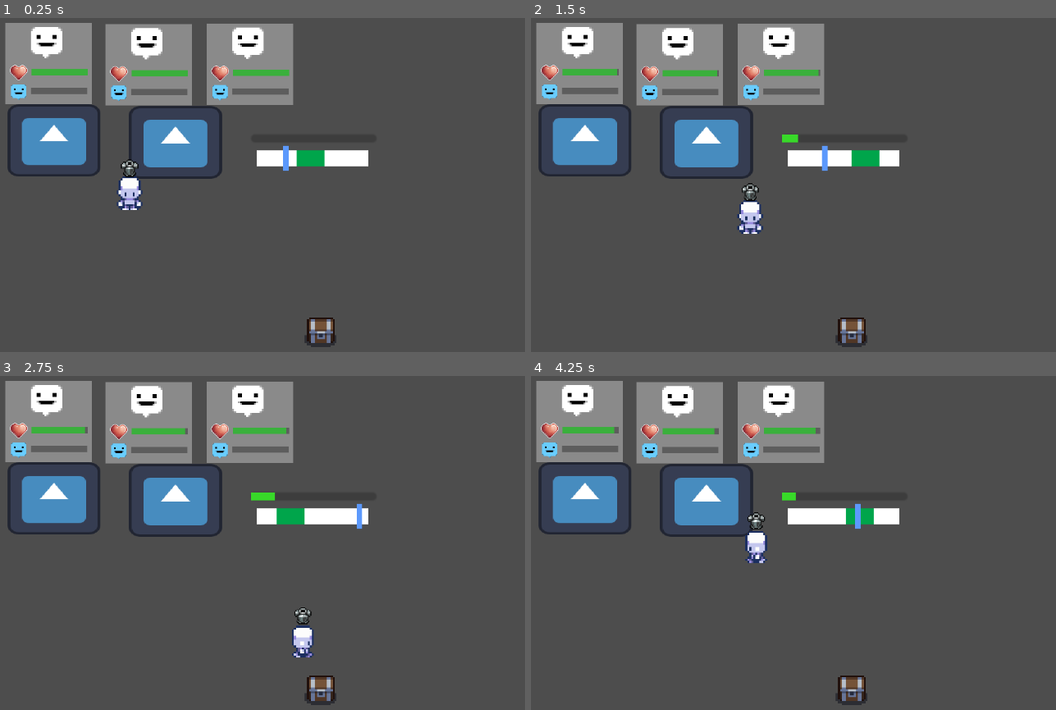
Above: before the commit, frames 1-4 (two rows, left to right).
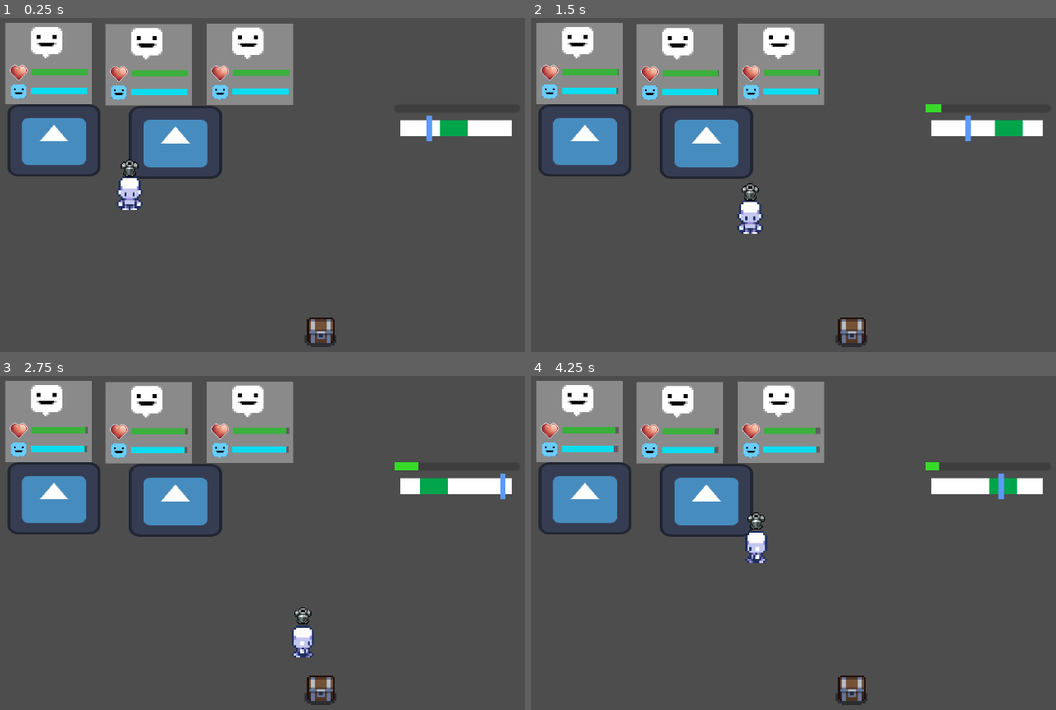
Above: after the commit, the same moments.

Repository: jpsalim21/LootPacker
Game: Godot game, scene res://Cenas/Workshop.tscn
Same seed, same stepped clock (60 frames per second), same inputs: the game is played once before the commit and once after it. The engine's default icon, where the game draws it, is replaced by a stand-in: a white triangle on a blue panel in a dark square.
Inputs:
- Up to frame 1 (0.25 s): no input
- Up to frame 2 (1.5 s): hold D (direita) 0.53-1.28 s; tap Space (minigame) at 0.6 s; hold S (baixo) from 1.28 s (still down); tap E (interact) at 1.35 s
- Up to frame 3 (2.75 s): tap Space (minigame) at 1.55, 2.1 s; release S (baixo) at 2.03 s; hold D (direita) from 2.03 s (still down)
- Up to frame 4 (4.25 s): release D (direita) at 2.78 s; hold W (cima) 2.78-3.53 s; tap Shift (run) at 2.85 s; tap Space (minigame) at 3.05, 3.6 s; hold A (esquerda) from 3.53 s (still down)

The runs differ from the first frame. In frame 1, 2.8% of the frame differs, in the area x 5-98%, y 20-46%; in frame 2, 2.9%; in frame 3, 3.0%, in the area x 5-98%, y 15-46%; in frame 4, 2.9%.

Commit message:
Salvar progresso na cena

Diff:
--- a/Cenas/Workshop.tscn
+++ b/Cenas/Workshop.tscn
@@ -283,7 +283,7 @@
 shape = SubResource("RectangleShape2D_h18a0")
 
 [node name="Minigame" parent="." instance=ExtResource("10_8ysgi")]
-position = Vector2(-7, -20)
+position = Vector2(65, -35)
 
 [node name="Ui" parent="." instance=ExtResource("12_0qqpj")]
 
--- a/Prefabs/UI.tscn
+++ b/Prefabs/UI.tscn
@@ -18,6 +18,8 @@
 offset_top = 16.0
 offset_right = -930.0
 offset_bottom = -475.0
+maxVida = 70.0
+maxInteresse = 50.0
 
 [node name="LifeBar2" parent="Control" instance=ExtResource("1_om7wy")]
 layout_mode = 1
@@ -25,6 +27,8 @@
 offset_top = 18.0
 offset_right = -754.0
 offset_bottom = -436.0
+maxVida = 60.0
+maxInteresse = 60.0
 
 [node name="LifeBar3" parent="Control" instance=ExtResource("1_om7wy")]
 layout_mode = 1
@@ -32,3 +36,5 @@
 offset_top = 17.0
 offset_right = -576.0
 offset_bottom = -437.0
+maxVida = 50.0
+maxInteresse = 70.0
--- a/Prefabs/lifeBar.tscn
+++ b/Prefabs/lifeBar.tscn
@@ -26,7 +26,6 @@
 grow_horizontal = 2
 grow_vertical = 2
 script = ExtResource("1_qf062")
-max = 50.0
 
 [node name="Panel" type="Panel" parent="."]
 layout_mode = 1
--- a/Prefabs/minigame.tscn
+++ b/Prefabs/minigame.tscn
@@ -81,8 +81,5 @@
 value = 41.83
 show_percentage = false
 
-[node name="Camera2D" type="Camera2D" parent="."]
-zoom = Vector2(3.68, 3.68)
-
 [connection signal="area_entered" from="Verde/Area2D" to="." method="_on_area_2d_area_entered"]
 [connection signal="area_exited" from="Verde/Area2D" to="." method="_on_area_2d_area_exited"]
--- a/Scripts/Adventures/lifeBarScript.gd
+++ b/Scripts/Adventures/lifeBarScript.gd
@@ -1,19 +1,26 @@
 extends Node
 
-@export var max : float
-var atual : float
+@export var maxVida : float
+@export var maxInteresse: float
+var vidaAtual : float
+var interesseAtual : float
 
 @onready var barra : ProgressBar = $ProgressBar
+@onready var barraInteresse : ProgressBar = $ProgressBar2
 
 # Called when the node enters the scene tree for the first time.
 func _ready():
-	atual = max
-	barra.max_value = max
+	vidaAtual = maxVida
+	interesseAtual = maxInteresse
+	barra.max_value = maxVida
+	barraInteresse.max_value = maxInteresse
 	pass # Replace with function body.
 
 
 # Called every frame. 'delta' is the elapsed time since the previous frame.
 func _process(delta):
-	atual -= delta
-	barra.value = atual
+	vidaAtual -= delta
+	interesseAtual -= delta
+	barra.value = vidaAtual
+	barraInteresse.value = interesseAtual
 	pass
--- a/Scripts/Minigames/minigame.gd
+++ b/Scripts/Minigames/minigame.gd
@@ -28,8 +28,9 @@
 			acertou(1)
 		else:
 			acertou(-1)
-	progressoAtual += _delta
-	barraProgresso.value = progressoAtual
+	if(progressoAtual < progressoMax):
+		progressoAtual += _delta
+		barraProgresso.value = progressoAtual
 	pass
 
 func acertou(i : int):
@@ -48,10 +49,8 @@
 		animationSpeed = 1
 		animador.speed_scale = animationSpeed
 
+# Funções da área
 func _on_area_2d_area_entered(_area):
 	near = true
-	pass # Replace with function body.
-
 func _on_area_2d_area_exited(_area):
 	near = false
-	pass # Replace with function body.
